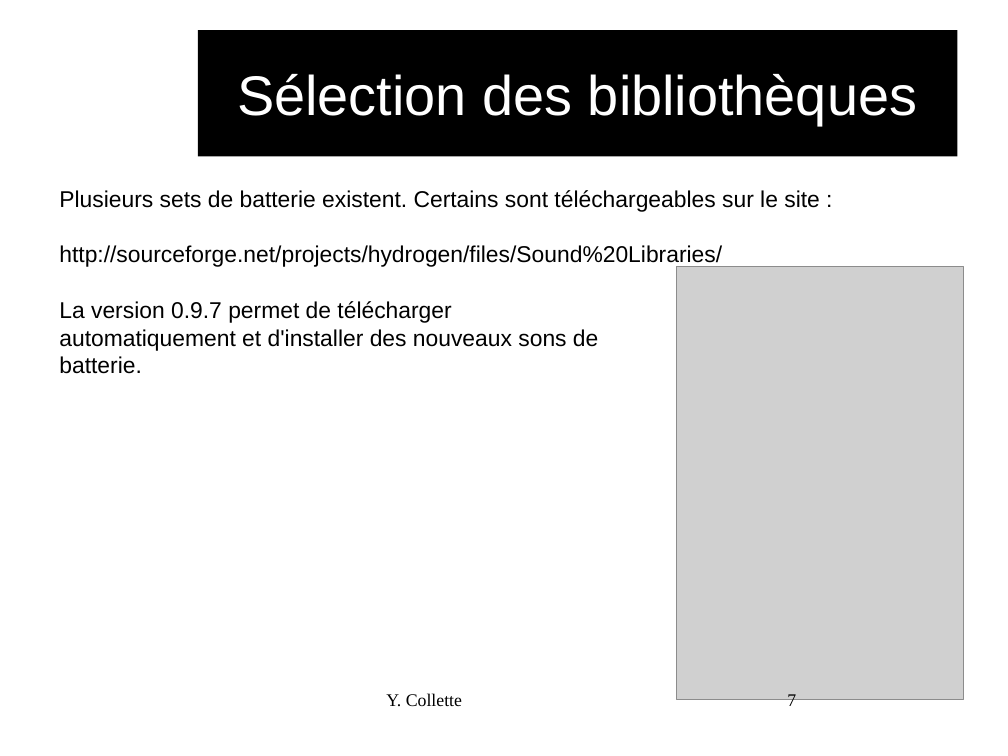
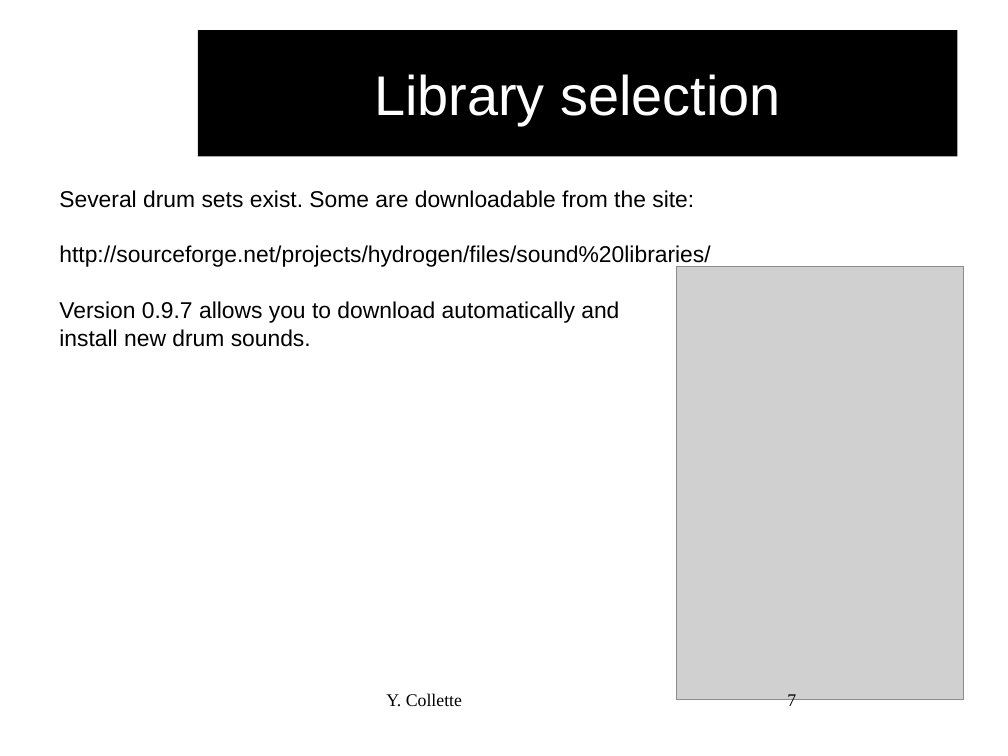
Before and after one commit to audinux/audinux.github.io, a slide deck: slide 7 of workshop/audio/Hydrogen.odp. Drawn at 1008x756 pixels with LibreOffice and Linux fonts; fonts in the diff are those of the drawing; grey boxes stand for pictures; background and template pictures are left out. Boxes give left, top, right and bottom in pixels: in the first picture for what was removed or moved away, otherwise in the second. Text is boxed around its words. In the diff, an @@ line names an element or a change of style, - is before the commit and + after.

```diff
--- a/workshop/audio/Hydrogen.odp
+++ b/workshop/audio/Hydrogen.odp
@@ title at (x1=374, y1=74, x2=780, y2=125): text changed @@
-Sélection des bibliothèques
+Library selection
@@ text at (x1=59, y1=190, x2=710, y2=268): text changed @@
-Plusieurs sets de batterie existent. Certains sont téléchargeables sur le site :
-http://sourceforge.net/projects/hydrogen/files/Sound%20Libraries/
+Several drum sets exist. Some are downloadable from the site:
+http://sourceforge.net/projects/hydrogen/files/sound%20libraries/
@@ text at (x1=59, y1=301, x2=619, y2=347): text changed @@
-La version 0.9.7 permet de télécharger automatiquement et d'installer des nouveaux sons de batterie.
+Version 0.9.7 allows you to download automatically and install new drum sounds.
```
Also in this commit, not shown: 20 other slides changed, 1 slide added, 1 slide removed, 4 other files.
